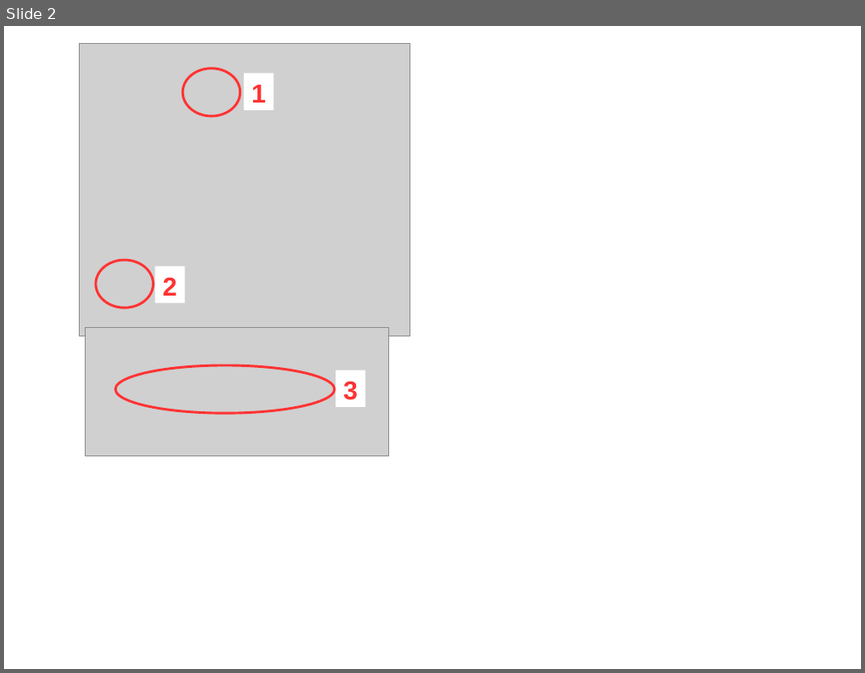
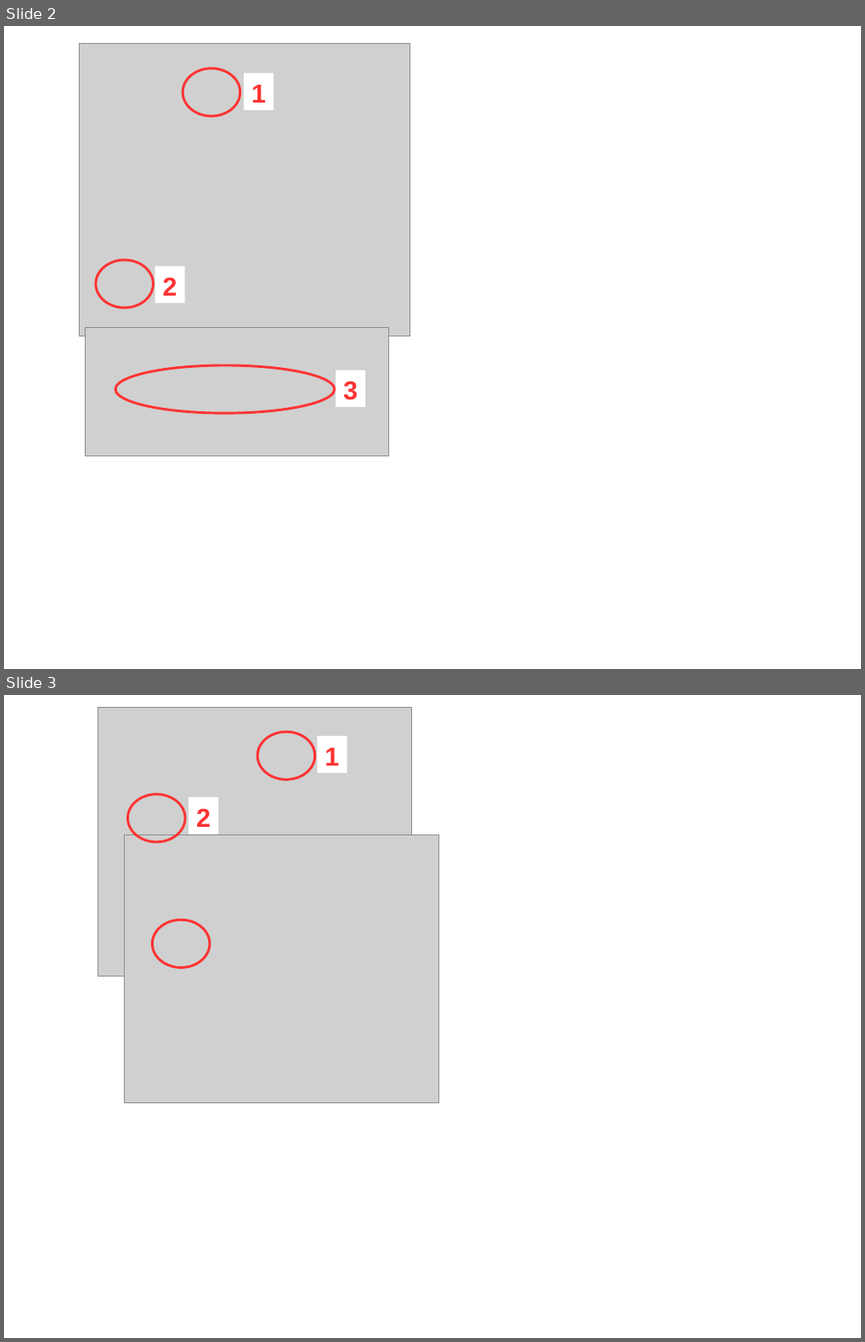
Before and after one commit to markummitchell/engauge-digitizer, a slide deck: dev/SpreadsheetsForDoc.odp. Shown one above the other, each under a label of ours: slide 2 before the commit, slides 2 and 3 after it. The pictures are 865x673 and 865x1342 pixels, drawn with LibreOffice and Linux fonts; fonts in the diff are those of the drawing; grey boxes stand for pictures. Boxes give left, top, right and bottom in pixels: in the first picture for what was removed or moved away, otherwise in the second. Text is boxed around its words. In the diff, an @@ line names an element or a change of style, - is before the commit and + after.

Commit message:
Color filter state is in tutorial

```diff
--- a/dev/SpreadsheetsForDoc.odp
+++ b/dev/SpreadsheetsForDoc.odp
@@ slide 3 added at [4,695,861,1338], background #FFFFFF @@
@@ picture added at [98,708,412,975] @@
@@ ellipse added at [257,732,315,779], outline #FF3333 2.3 pt @@
@@ rectangle added at [318,736,347,772], fill #FFFFFF, 24 pt, text #FF3333, bold @@
+1
@@ ellipse added at [127,794,185,842], outline #FF3333 2.3 pt @@
@@ rectangle added at [189,798,218,834], fill #FFFFFF, 24 pt, text #FF3333, bold @@
+2
@@ picture added at [125,835,438,1103] @@
@@ ellipse added at [153,919,210,967], outline #FF3333 2.3 pt @@
```
